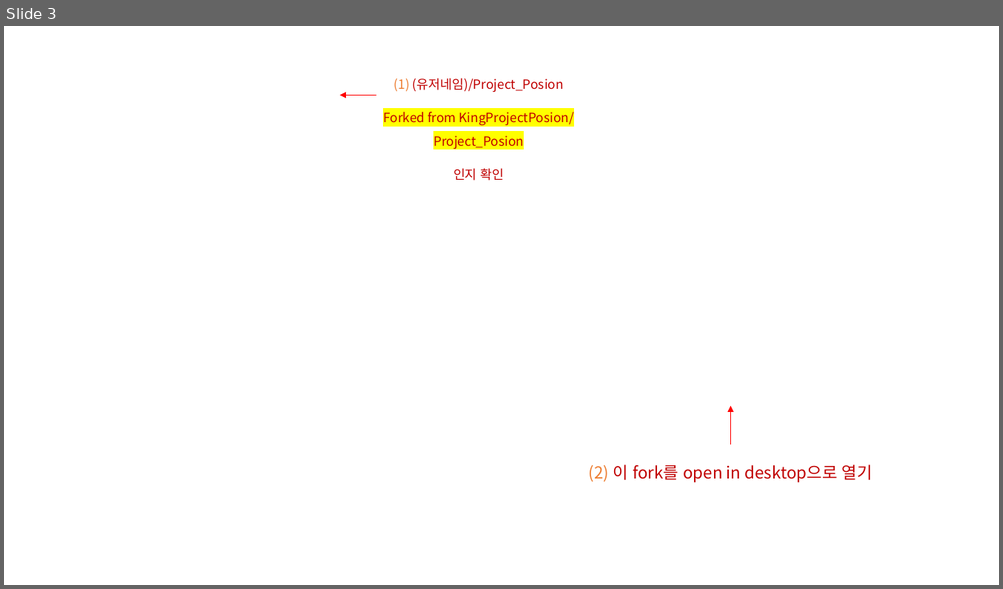
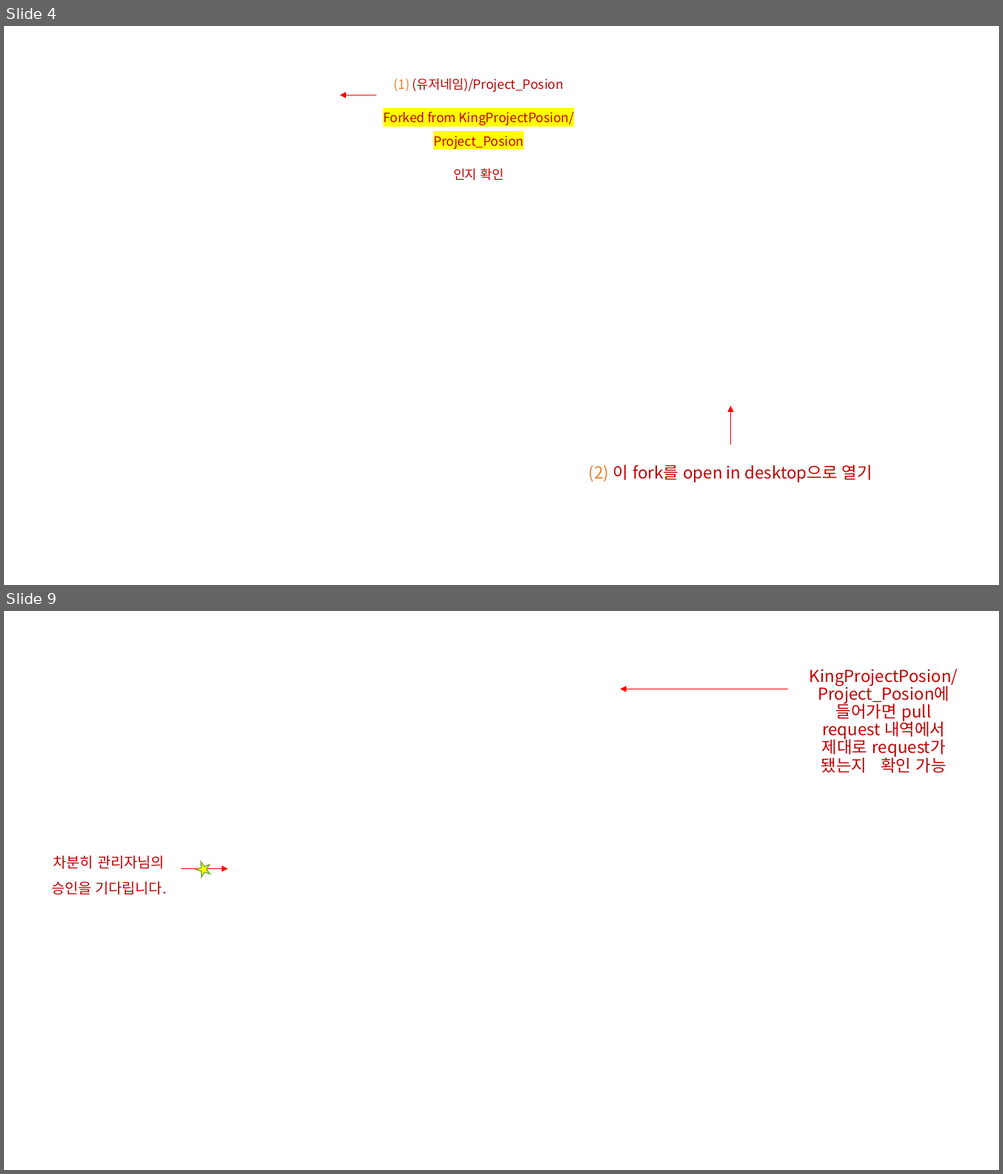
Before and after one commit to ordinaryhan/Project_Poison, a slide deck: 기획/pull requests 방법.pptx. Shown one above the other, each under a label of ours: slide 3 before the commit, slides 4 and 9 after it; the slides between them are not shown. The pictures are 1003x589 and 1003x1174 pixels, drawn with LibreOffice and Linux fonts; fonts in the diff are those of the drawing; background and template pictures are left out. Boxes give left, top, right and bottom in pixels: in the first picture for what was removed or moved away, otherwise in the second. Text is boxed around its words. In the diff, an @@ line names an element or a change of style, - is before the commit and + after.

Commit message:
Pull request 방법
Pull request 방법 ppt버전

```diff
--- a/기획/pull requests 방법.pptx
+++ b/기획/pull requests 방법.pptx
@@ slide 9 added at [4,611,999,1170], background picture (left out) @@
@@ text added at [809,669,957,773], 16 pt, text #C00000 @@
+KingProjectPosion/Project_Posion에 들어가면 pull request 내역에서 제대로 request가 됐는지 확인 가능
@@ arrow added from (788, 689) to (620, 689), #FF0000 0.5 pt @@
@@ text added at [51,855,167,895], 14 pt, text #C00000 @@
+차분히 관리자님의 승인을 기다립니다.
@@ arrow added from (181, 869) to (227, 869), #FF0000 0.5 pt @@
@@ star added at [194,860,213,878], fill #FFFF00, outline #70AD47 1 pt @@
@@ what was slide 3 is now slide 4 @@
```
Also in this commit, not shown: 4 slides changed, 4 other slides added.
